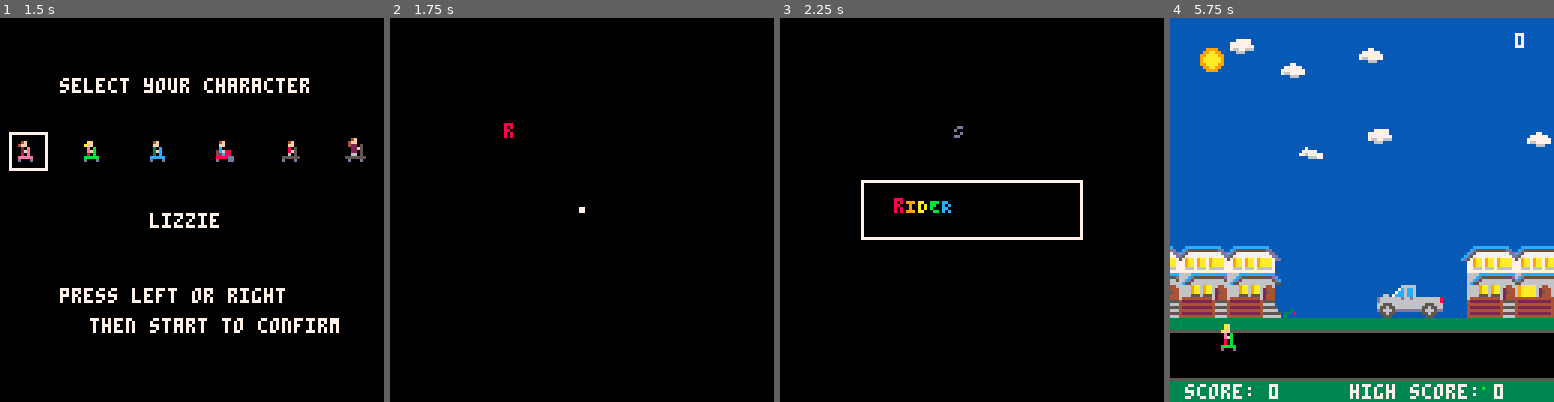
Above: before the commit, frames 1-4 (left to right).
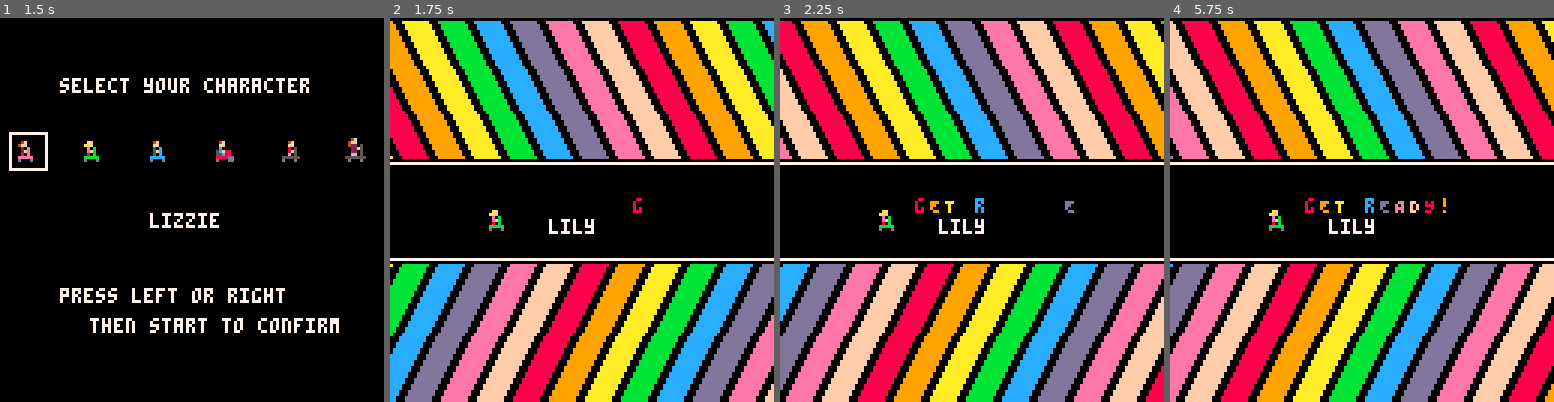
Above: after the commit, the same moments.

Repository: Dads-Games/rainbowriders
Game: PICO-8 cartridge rainbowriders.p8
Same seed, same stepped clock (60 frames per second), same inputs: the game is played once before the commit and once after it.
Inputs:
- Up to frame 1 (1.5 s): tap O (Z key) at 0.7 s
- Up to frame 2 (1.75 s): hold Right from 1.6 s (still down); tap O (Z key) at 1.7 s
- Up to frame 3 (2.25 s): release Right at 2.1 s; tap O (Z key) at 2.1 s
- Up to frame 4 (5.75 s): hold Right 2.47-3.03 s; tap O (Z key) every 0.4 s from 2.5 to 5.7 s; hold Left 3.08-3.58 s; hold Right 4.02-4.68 s; hold Left 5.08-5.68 s

Frame 1 is identical in both runs. In frame 2, 56% of the frame differs, in the area x 0-100%, y 0-100%; in frame 3, 57%; in frame 4, 97%.

Commit message:
feat: render rider on get ready

Diff:
--- a/rainbowriders.p8
+++ b/rainbowriders.p8
@@ -18,6 +18,34 @@
 -- SCREEN: GAME
 #include src/screens/game.lua
 #include src/screens/game/cloud_system.lua
+
+-- GLOBAL CONSTANTS
+RIDERS = {
+    {
+        name = "lizzie",
+        sprite = 1
+    },
+    {
+        name =  "lily",
+        sprite = 2
+    },
+    {
+        name =  "riker",
+        sprite = 3
+    },
+    {
+        name =  "lukas",
+        sprite = 4
+    },
+    {
+        name =  "maverick",
+        sprite = 5
+    },
+    {
+        name = "michael",
+        sprite = 6
+    }
+}
 
 -- GAME STATE
 function GameState ()
@@ -31,7 +59,7 @@
             jump_strength = -4,
             gravity = 0.4,
             on_ground = true,
-            sprite = 1, -- Default sprite index
+            rider = 1,
             width = 6, -- Tighter collision box width
             height = 6, -- Tighter collision box height
             oscillation = 0 --Variable for oscillation
@@ -63,7 +91,6 @@
 
 function _init()
     state.screen = screens.title
-    -- state.screen = screens.get_ready
 
     cartdata("dads_rr_1")
     state.high_score = dget(0)
--- a/src/screens/character_select.lua
+++ b/src/screens/character_select.lua
@@ -1,38 +1,42 @@
 function CharacterSelect(state)
     local player = state.player
-    local selected_char = 1
-    local char_names = {
-        "lizzie", "lily", "riker", "lukas", "maverick", "michael"
-    }
 
     function character_select_controller()
+        local selected_rider_index = state.player.rider
+        local next_rider_index = min(#RIDERS, selected_rider_index + 1)
+        local prev_rider_index = max(1, selected_rider_index - 1)
+
+        -- button: left
         if btnp(0) then
-            selected_char = max(1, selected_char - 1)
+            state.player.rider = prev_rider_index
             sfx(60) -- character switching sfx
+
+        -- button: right
         elseif btnp(1) then
-            selected_char = min(#char_names, selected_char + 1)
+            state.player.rider = next_rider_index
             sfx(60) -- character switching sfx
         end
 
         -- Confirm selection and start game
         if btnp(4) then
-            player.sprite = selected_char
             state.screen = GetReady(state)
             sfx(59) -- character selected sfx
         end
     end
 
     function character_select_view()
+        local selected_rider_index = state.player.rider
+
         print("select your character", 20, 20, 7)
-        for i = 1, 6 do
+        for i = 1, #RIDERS do
             local x = 5 + (i - 1) * 22
             local y = 40
-            if i == selected_char then
+            if i == selected_rider_index then
                 rect(x - 2, y - 2, x + 10, y + 10, 7) -- Highlight selected character
             end
-            spr(i, x, y)
+            spr(RIDERS[i].sprite, x, y)
         end
-        print(char_names[selected_char], 50, 65, 7) -- Display character name
+        print(RIDERS[selected_rider_index].name, 50, 65, 7) -- Display character name
         print("press left or right", 20, 90, 7)
         print("then start to confirm", 30, 100, 7)
     end
--- a/src/screens/game.lua
+++ b/src/screens/game.lua
@@ -182,7 +182,8 @@
         for blade in all(grass) do spr(blade.sprite, blade.x, blade.y) end
 
         -- Draw player
-        draw_stretched_sprite(player.sprite, player.x, player.y, player.dy)
+        local rider_sprite = RIDERS[player.rider].sprite
+        draw_stretched_sprite(rider_sprite, player.x, player.y, player.dy)
 
         -- EXPERIMENTAL FEATURE: Jelly's Rainbow Progression
         rbp_draw_update(player, state.score)
--- a/src/screens/get_ready.lua
+++ b/src/screens/get_ready.lua
@@ -1,4 +1,4 @@
-local GET_READY_TEXT = 'rIDERS rEADY!'
+local GET_READY_TEXT = 'gET rEADY!'
 
 function draw_box (properties)
     -- white box
@@ -26,12 +26,12 @@
         fn = draw_intro_text,
         properties = {
             -- centered on screen based on the length of the text
-            x = 128 / 2 - (#GET_READY_TEXT * 4) / 2 + (i - 1) * 4,
-            y = {
-                from = -100,
-                to = 60,
-                ease = Ease.BounceOut,
+            x = {
+                from = 128,
+                to = 128 / 2 - #GET_READY_TEXT * 4 + i * 5 + 16,
+                ease = Ease.QuadOut
             },
+            y = 128 / 2 - 4,
             letter = letter,
             -- recycle colors if len is greater
             color = letter_rainbow_pallet[(i - 1) % #letter_rainbow_pallet + 1]
@@ -73,6 +73,65 @@
     }
 }
 
+function draw_horizontal_line(y, color)
+    line(0, y, 128, y, color)
+end
+
+function draw_diag_line(properties)
+    local x1 = properties.x1
+    local y1 = properties.y1
+    local x2 = properties.x2
+    local y2 = properties.y2
+    local horizontal_thickness = properties.horizontal_thickness
+    local color = properties.color
+
+    for i = 0, horizontal_thickness do
+        line(x1 + i, y1, x2 + i, y2, color)
+    end
+end
+
+local top_mid_line_y = 128/2 - 16
+local bottom_mid_line_y = 128/2 + 16
+
+function draw_rainbow_race_stripes_top (x, step)
+    local max_stripes = 64
+    local thickness = 8
+    local space_between_stripes = 4
+    local slant = 24
+
+    for i = 0, max_stripes do
+        local color = i % 8 + 8
+        -- incorporate i so they happen in a sequence
+        draw_diag_line({
+            x1 = x + i * (thickness + space_between_stripes),
+            y1 = 1,
+            x2 = x + i * (thickness + space_between_stripes) + slant,
+            y2 = top_mid_line_y - 2,
+            horizontal_thickness = thickness,
+            color = color
+        })
+    end
+end
+
+function draw_rainbow_race_stripes_bottom (x)
+    local max_stripes = 64
+    local thickness = 8
+    local space_between_stripes = 4
+    local slant = -24
+
+    for i = 0, max_stripes do
+        local color = i % 8 + 8
+        draw_diag_line({
+            x1 = x + i * (thickness + space_between_stripes),
+            y1 = bottom_mid_line_y + 2,
+            x2 = x + i * (thickness + space_between_stripes) + slant,
+            y2 = 128,
+            horizontal_thickness = thickness,
+            color = color
+        })
+    end
+end
+
 function GetReady(state)
     local getReady = {}
 
@@ -82,24 +141,36 @@
     -- state
     local time_waited = 0
 
-    -- init
-    local animator = Sequencer(get_ready_sequence)
-    local animator2 = Sequencer(border_box_sequence)
-
     function ready_to_play() return state.ready_to_play end
+    local animation = Sequencer(get_ready_sequence)
 
     function getReady:view()
-        animator()
-        animator2()
+        local rider = RIDERS[state.player.rider]
+
+        draw_horizontal_line(top_mid_line_y, 7)
+        draw_horizontal_line(bottom_mid_line_y, 7)
+
+        -- draw players scootie
+        local rider_bounce = sin(time_waited / 20) / 2
+        spr(rider.sprite, 128/2 - 32, 128 / 2 - 1 + rider_bounce)
+
+        -- draw the name next to the scootie
+        print(rider.name, 128/2 + 5 - #rider.name * 4, 128/2 + 3, 7)
+
+        -- GET READY blinking
+        animation()
+
+        draw_rainbow_race_stripes_top(-500 + time_waited)
+        draw_rainbow_race_stripes_bottom(-32 - time_waited)
     end
 
     function getReady:controller()
         time_waited = time_waited + 1
 
-        if time_waited > screen_delay then
-            state.screen = Game(state)
-            music(25, 0, 0) -- this really should be in the game screen
-        end
+        -- if time_waited > screen_delay then
+        --     state.screen = Game(state)
+        --     music(25, 0, 0) -- this really should be in the game screen
+        -- end
     end
 
     return getReady
--- a/src/utils/sequencer.lua
+++ b/src/utils/sequencer.lua
@@ -1,173 +1,30 @@
 Ease = {
-    Linear = function(t)
-        return t
-    end,
-
-    QuadIn = function(t)
-        return t * t
-    end,
-
-    QuadOut = function(t)
-        return 1 - (1 - t) * (1 - t)
-    end,
-
-    QuadInOut = function(t)
-        if t < 0.5 then
-            return 2 * t * t
-        else
-            return 1 - (-2 * t + 2)^2 / 2
-        end
-    end,
-
-    CubicIn = function(t)
-        return t * t * t
-    end,
-
-    CubicOut = function(t)
-        return 1 - (1 - t)^3
-    end,
-
-    CubicInOut = function(t)
-        if t < 0.5 then
-            return 4 * t * t * t
-        else
-            return 1 - (-2 * t + 2)^3 / 2
-        end
-    end,
-
-    QuartIn = function(t)
-        return t * t * t * t
-    end,
-
-    QuartOut = function(t)
-        return 1 - (1 - t)^4
-    end,
-
-    QuartInOut = function(t)
-        if t < 0.5 then
-            return 8 * t * t * t * t
-        else
-            return 1 - (-2 * t + 2)^4 / 2
-        end
-    end,
-
-    ExpoIn = function(t)
-        return t == 0 and 0 or 2^(10 * t - 10)
-    end,
-
-    ExpoOut = function(t)
-        return t == 1 and 1 or 1 - 2^(-10 * t)
-    end,
-
-    ExpoInOut = function(t)
-        if t == 0 then
-            return 0
-        elseif t == 1 then
-            return 1
-        elseif t < 0.5 then
-            return 2^(20 * t - 10) / 2
-        else
-            return (2 - 2^(-20 * t + 10)) / 2
-        end
-    end,
-
-    SineIn = function(t)
-        return 1 - cos((t * 3.1415927) / 2)
-    end,
-
-    SineOut = function(t)
-        return sin((t * 3.1415927) / 2)
-    end,
-
-    SineInOut = function(t)
-        return -(cos(3.1415927 * t) - 1) / 2
-    end,
-
-    BackIn = function(t)
-        local c1 = 1.70158
-        local c3 = c1 + 1
-        return c3 * t * t * t - c1 * t * t
-    end,
-
-    BackOut = function(t)
-        local c1 = 1.70158
-        local c3 = c1 + 1
-        return 1 + c3 * (t - 1)^3 + c1 * (t - 1)^2
-    end,
-
-    BackInOut = function(t)
-        local c1 = 1.70158
-        local c2 = c1 * 1.525
-        if t < 0.5 then
-            return (2 * t)^2 * ((c2 + 1) * 2 * t - c2) / 2
-        else
-            return ((2 * t - 2)^2 * ((c2 + 1) * (t * 2 - 2) + c2) + 2) / 2
-        end
-    end,
-
-    ElasticIn = function(t)
-        local c4 = (2 * 3.1415927) / 3
-        if t == 0 then
-            return 0
-        elseif t == 1 then
-            return 1
-        else
-            return -2^(10 * t - 10) * sin((t * 10 - 10.75) * c4)
-        end
-    end,
-
-    ElasticOut = function(t)
-        local c4 = (2 * 3.1415927) / 3
-        if t == 0 then
-            return 0
-        elseif t == 1 then
-            return 1
-        else
-            return 2^(-10 * t) * sin((t * 10 - 0.75) * c4) + 1
-        end
-    end,
-
-    ElasticInOut = function(t)
-        local c5 = (2 * 3.1415927) / 4.5
-        if t == 0 then
-            return 0
-        elseif t == 1 then
-            return 1
-        elseif t < 0.5 then
-            return -(2^(20 * t - 10) * sin((20 * t - 11.125) * c5)) / 2
-        else
-            return (2^(-20 * t + 10) * sin((20 * t - 11.125) * c5)) / 2 + 1
-        end
-    end,
-
-    BounceIn = function(t)
-        return 1 - Ease.BounceOut(1 - t)
-    end,
-
-    BounceOut = function(t)
-        local n1 = 7.5625
-        local d1 = 2.75
-        if t < 1 / d1 then
-            return n1 * t * t
-        elseif t < 2 / d1 then
-            t = t - 1.5 / d1
-            return n1 * t * t + 0.75
-        elseif t < 2.5 / d1 then
-            t = t - 2.25 / d1
-            return n1 * t * t + 0.9375
-        else
-            t = t - 2.625 / d1
-            return n1 * t * t + 0.984375
-        end
-    end,
-
-    BounceInOut = function(t)
-        if t < 0.5 then
-            return (1 - Ease.BounceOut(1 - 2 * t)) / 2
-        else
-            return (1 + Ease.BounceOut(2 * t - 1)) / 2
-        end
-    end
+    -- Ease functions for different types of easing effects
+    Linear = function(t) return t end,
+    QuadIn = function(t) return t * t end,
+    QuadOut = function(t) return 1 - (1 - t) * (1 - t) end,
+    QuadInOut = function(t) return t < 0.5 and 2 * t * t or 1 - (-2 * t + 2)^2 / 2 end,
+    CubicIn = function(t) return t * t * t end,
+    CubicOut = function(t) return 1 - (1 - t)^3 end,
+    CubicInOut = function(t) return t < 0.5 and 4 * t * t * t or 1 - (-2 * t + 2)^3 / 2 end,
+    QuartIn = function(t) return t * t * t * t end,
+    QuartOut = function(t) return 1 - (1 - t)^4 end,
+    QuartInOut = function(t) return t < 0.5 and 8 * t * t * t * t or 1 - (-2 * t + 2)^4 / 2 end,
+    ExpoIn = function(t) return t == 0 and 0 or 2^(10 * t - 10) end,
+    ExpoOut = function(t) return t == 1 and 1 or 1 - 2^(-10 * t) end,
+    ExpoInOut = function(t) return t == 0 and 0 or t == 1 and 1 or t < 0.5 and 2^(20 * t - 10) / 2 or (2 - 2^(-20 * t + 10)) / 2 end,
+    SineIn = function(t) return 1 - cos((t * 3.1415927) / 2) end,
+    SineOut = function(t) return sin((t * 3.1415927) / 2) end,
+    SineInOut = function(t) return -(cos(3.1415927 * t) - 1) / 2 end,
+    BackIn = function(t) local c1 = 1.70158; local c3 = c1 + 1; return c3 * t * t * t - c1 * t * t end,
+    BackOut = function(t) local c1 = 1.70158; local c3 = c1 + 1; return 1 + c3 * (t - 1)^3 + c1 * (t - 1)^2 end,
+    BackInOut = function(t) local c1 = 1.70158; local c2 = c1 * 1.525; return t < 0.5 and ((2 * t)^2 * ((c2 + 1) * 2 * t - c2)) / 2 or ((2 * t - 2)^2 * ((c2 + 1) * (t * 2 - 2) + c2) + 2) / 2 end,
+    ElasticIn = function(t) local c4 = (2 * 3.1415927) / 3; return t == 0 and 0 or t == 1 and 1 or -2^(10 * t - 10) * sin((t * 10 - 10.75) * c4) end,
+    ElasticOut = function(t) local c4 = (2 * 3.1415927) / 3; return t == 0 and 0 or t == 1 and 1 or 2^(-10 * t) * sin((t * 10 - 0.75) * c4) + 1 end,
+    ElasticInOut = function(t) local c5 = (2 * 3.1415927) / 4.5; return t == 0 and 0 or t == 1 and 1 or t < 0.5 and -(2^(20 * t - 10) * sin((20 * t - 11.125) * c5)) / 2 or (2^(-20 * t + 10) * sin((20 * t - 11.125) * c5)) / 2 + 1 end,
+    BounceIn = function(t) return 1 - Ease.BounceOut(1 - t) end,
+    BounceOut = function(t) local n1 = 7.5625; local d1 = 2.75; return t < 1 / d1 and n1 * t * t or t < 2 / d1 and n1 * (t - 1.5 / d1) * (t - 1.5 / d1) + 0.75 or t < 2.5 / d1 and n1 * (t - 2.25 / d1) * (t - 2.25 / d1) + 0.9375 or n1 * (t - 2.625 / d1) * (t - 2.625 / d1) + 0.984375 end,
+    BounceInOut = function(t) return t < 0.5 and (1 - Ease.BounceOut(1 - 2 * t)) / 2 or (1 + Ease.BounceOut(2 * t - 1)) / 2 end
 }
 
 function drawMyBox(properties)
